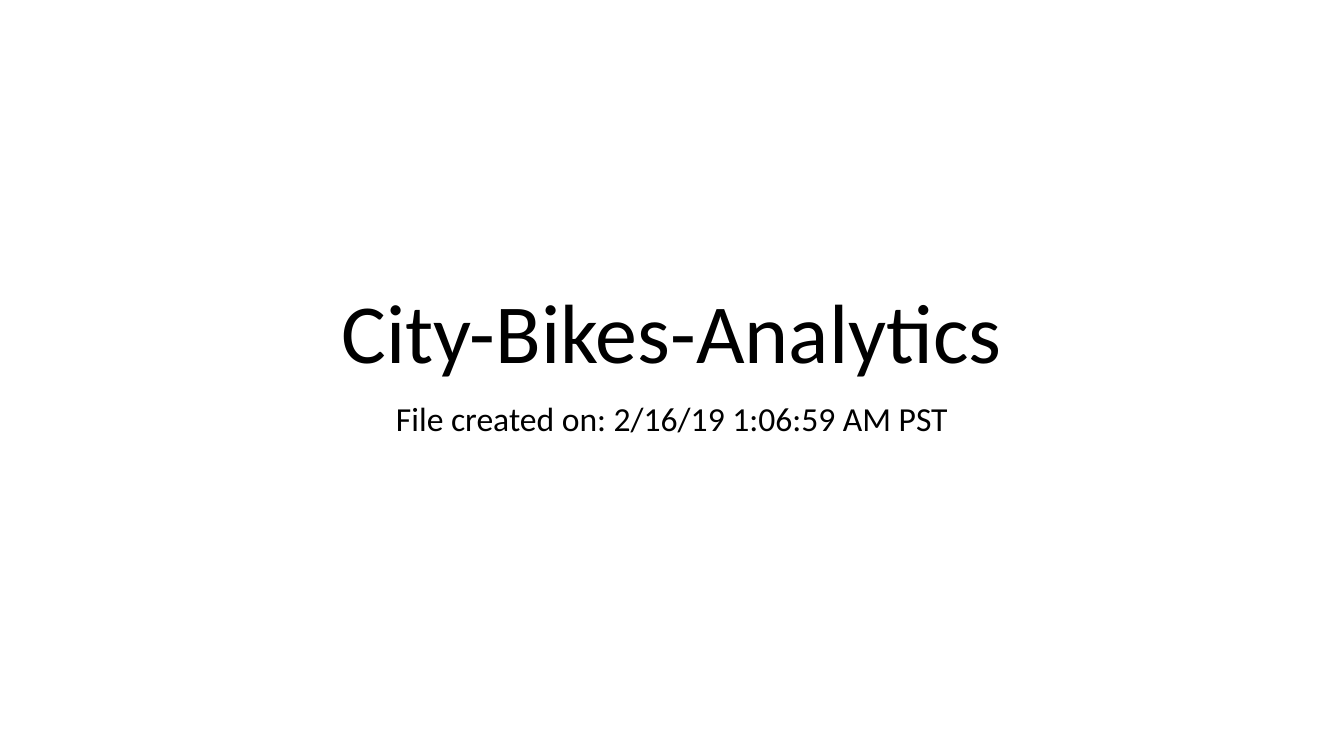
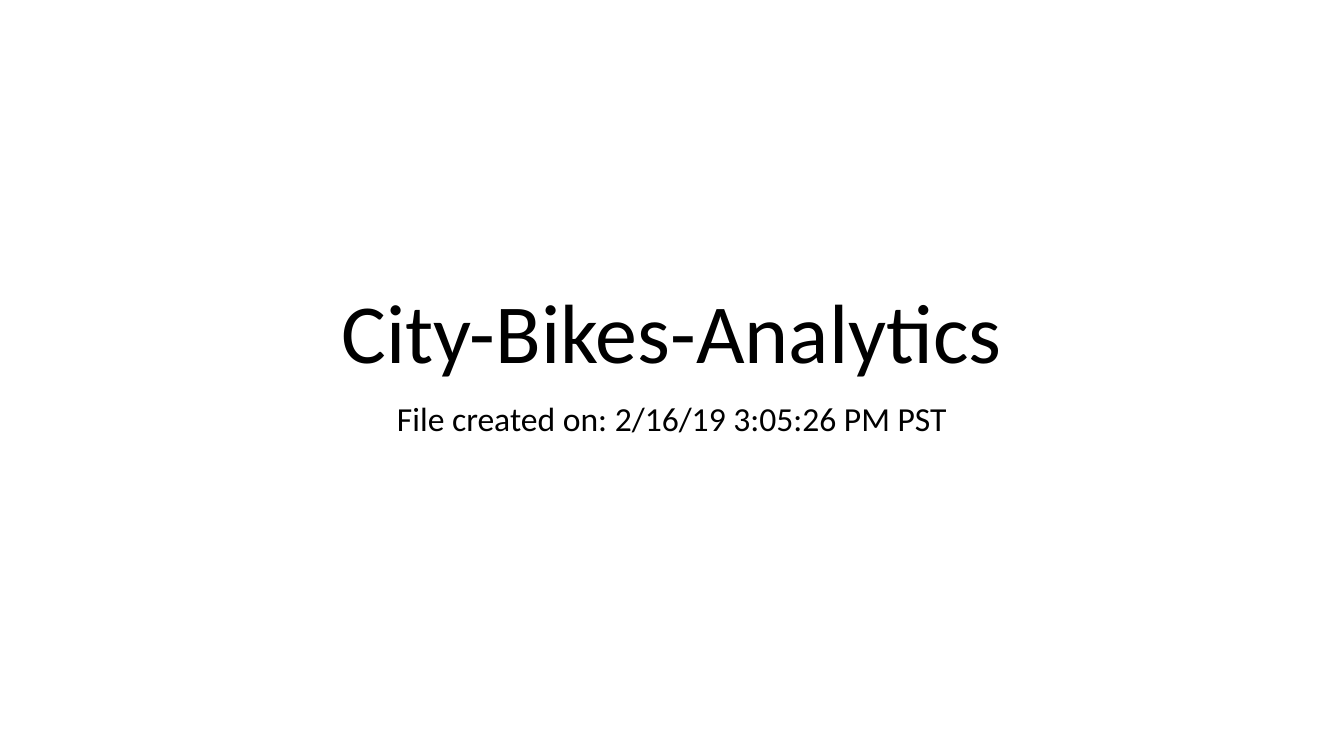
Before and after one commit to tkhutunishvili/20-Tableau-Citi-Bike-Analytics, a slide deck: slide 1 of City-Bikes-Analytics.pptx. Drawn at 1344x756 pixels with LibreOffice and Linux fonts; fonts in the diff are those of the drawing. Boxes give left, top, right and bottom in pixels: in the first picture for what was removed or moved away, otherwise in the second. Text is boxed around its words. In the diff, an @@ line names an element or a change of style, - is before the commit and + after.

Commit message:
updated City-Bikes-Analytics.pptx City-Bikes-Analytics.twb README.md

```diff
--- a/City-Bikes-Analytics.pptx
+++ b/City-Bikes-Analytics.pptx
@@ subtitle at <box>397,407,947,433</box>: text changed @@
-File created on: 2/16/19 1:06:59 AM PST
+File created on: 2/16/19 3:05:26 PM PST
```
Also in this commit, not shown: 4 slides added, 2 other files.
